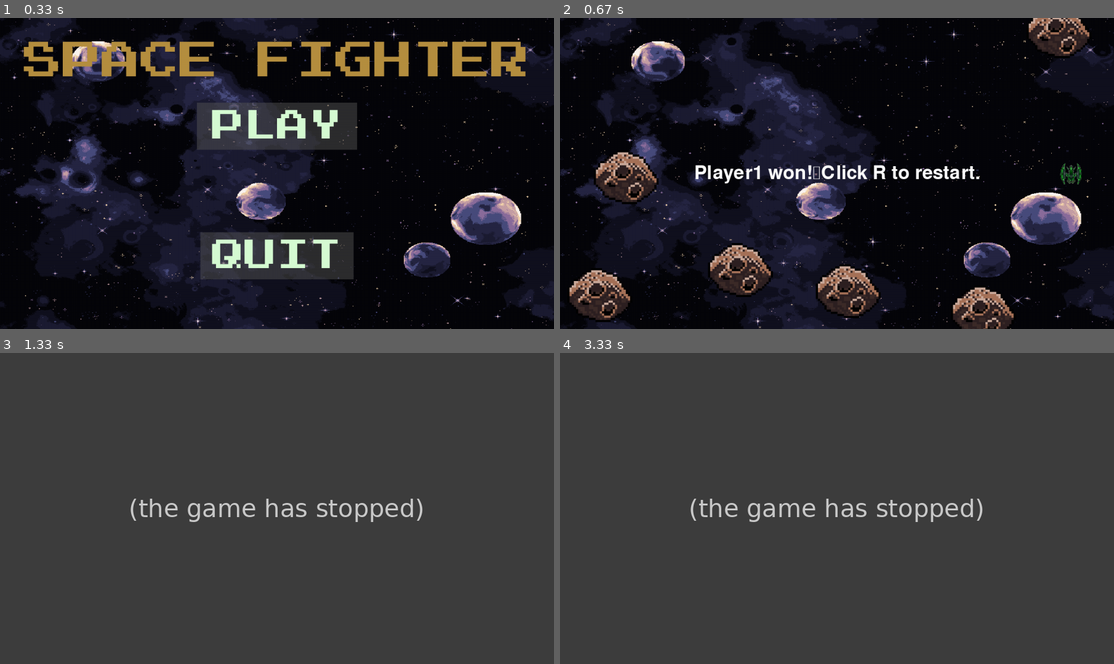
Above: before the commit, frames 1-4 (two rows, left to right).
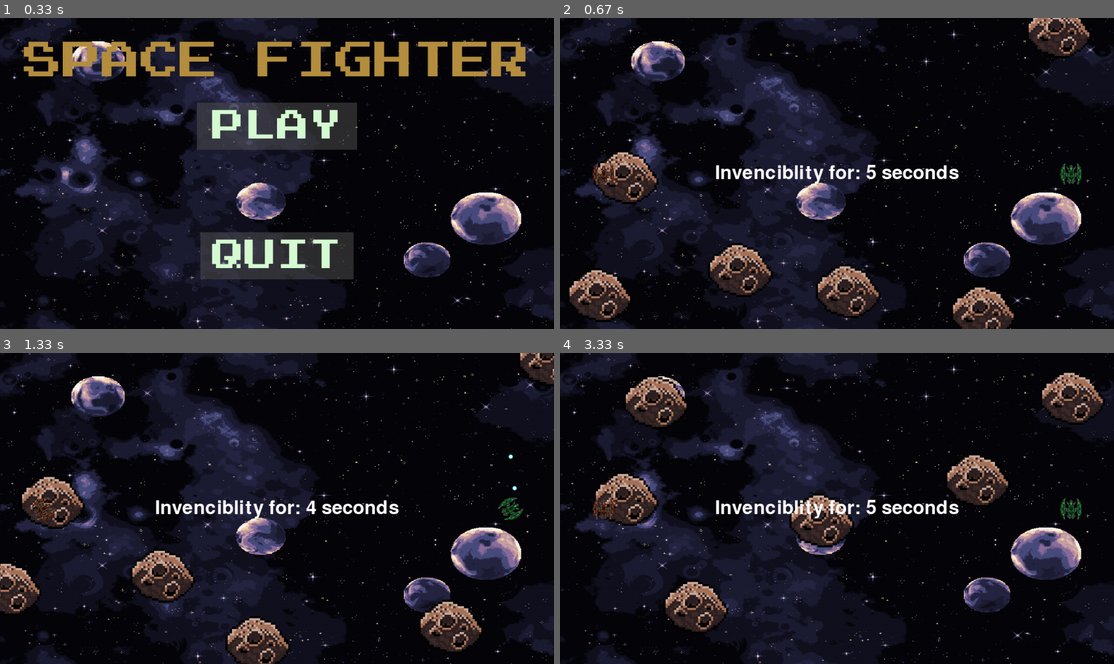
Above: after the commit, the same moments.

Repository: TomSa99/SpaceFighter
Game: pygame game, started from space_fighter/__main__.py
The game is run twice, just before and just after one commit, with the same random seed, the same clock (stepped at 60 frames per second) and the same inputs.
Inputs:
- Up to frame 1 (0.33 s): no input
- Up to frame 2 (0.67 s): click "PLAY" at 0.38 s
- Up to frame 3 (1.33 s): tap Space at 0.67, 1.07 s; hold Right from 1 s (still down); hold D from 1 s (still down)
- Up to frame 4 (3.33 s): tap Space at 1.37, 1.57, 1.9, 2.2, 2.4, 2.7, 2.97 s; release Right at 1.47 s; release D at 1.47 s; hold Up 1.5-1.8 s; hold W 1.5-1.8 s; hold Right 1.83-2.3 s; hold D 1.83-2.3 s; hold Left 2.33-2.87 s; hold A 2.33-2.87 s; hold Down 2.9-3.2 s; hold S 2.9-3.2 s; tap R at 3.23 s

Frame 1 is identical in both runs. In frame 2, 1.5% of the frame differs, in the area x 5-76%, y 46-54%; in frame 3, 96%; in frame 4, 96%, in the area x 0-100%, y 0-100%.
Error before the commit: AttributeError: 'NoneType' object has no attribute 'position' (models2.py line 23); the game stopped at 0.67 s (later frames are placeholders)

Commit message:
Fix instant death

Diff:
--- a/space_fighter/game2.py
+++ b/space_fighter/game2.py
@@ -38,10 +38,25 @@
 
             self.asteroids.append(Asteroid(position))
 
-    def main_loop(self):
+    def main_loop(self,registered_starttime):
+        # set the players as invencible for collisions with asteroids
+        invencible = True
         while True:
+            # get the current time
+            current_time = pygame.time.get_ticks()
+            # calculate the current time since the start of the game in seconds
+            if ((current_time - registered_starttime)/1000) < 5.1:
+                # if the time difference is less then 5 secs display a countdown
+                self.message = f'Invenciblity for: {int((registered_starttime + 5500 - current_time)/1000)} seconds'
+            else:
+                # otherwise print nothing
+                self.message = ""
+
+            if (current_time - registered_starttime) > 5000:
+                # as the 5 secs pass the players stop being invencible
+                invencible = False
             self._handle_input()
-            self._process_game_logic()
+            self._process_game_logic(invencible)
             self._draw()
 
     def _init_pygame(self) -> None:
@@ -105,21 +120,23 @@
 
         return game_objects
 
-    def _process_game_logic(self):
+    def _process_game_logic(self, invencible):
         for game_object in self.get_game_objects():
             game_object.move(self.screen)
 
-        # If both spaceships collide, the game is over
+
         if self.spaceship and self.spaceship2:
+            # If both spaceships collide, the game is over
             if self.spaceship.collides_with(self.spaceship2):
-                #self.spaceship = None
-                #self.spaceship2 = None
-                self.message = self.message = 'Game Over!\nClick R to restart.'
+                self.spaceship = None
+                self.spaceship2 = None
+                # self.message = 'Game Over!\nClick^^ R to restart.'
             for asteroid in self.asteroids:
-                if asteroid.collides_with(self.spaceship):
+                # if a spaceship collides with an asteroid and they are not invencible they are destroyed
+                if asteroid.collides_with(self.spaceship) and invencible == False:
                     self.spaceship = None
                     break
-                elif asteroid.collides_with(self.spaceship2):
+                elif asteroid.collides_with(self.spaceship2) and invencible == False:
                     self.spaceship2 = None
                     break
 
@@ -150,8 +167,8 @@
             self.message = 'Player1 won!\nClick R to restart.'
         elif not self.spaceship and self.spaceship2:
             self.message = 'Player2 won!\nClick R to restart.'
-        #elif not self.spaceship and not self.spaceship2:
-            #self.message = 'Game Over!\nClick R to restart.'
+        elif not self.spaceship and not self.spaceship2:
+            self.message = 'Game Over!\nClick R to restart.'
 
     def _draw(self):
         self.screen.blit(self.background, (0, 0))
@@ -166,8 +183,10 @@
         self.clock.tick(60)
 
 def main():
+    # time registered at the moment when the player hits "Play"
+    registered_starttime = pygame.time.get_ticks()
     game = SpaceFighter()
-    game.main_loop()
+    game.main_loop(registered_starttime)
 
 def main_menu():
     pygame.init()
--- /dev/null
+++ b/space_fighter/test.py
@@ -0,0 +1,31 @@
+# importing pygame module
+import pygame
+
+# importing sys module
+import sys
+
+# initialising pygame
+pygame.init()
+
+# creating display
+display = pygame.display.set_mode((500, 500))
+
+# Creating the image surface
+image = pygame.image.load('assets\sprites\ship_red.png')
+
+# putting our image surface on display surface
+display.blit(image,(100,100))
+
+# making the script wait for 5000 milliseconds
+pygame.time.wait(5000)
+
+# creating a running loop
+while True:
+
+      # creating a loop to check events that are occurring
+    for event in pygame.event.get():
+        if event.type == pygame.QUIT:
+            pygame.quit()
+            sys.exit()
+    # updating the display
+    pygame.display.flip()
